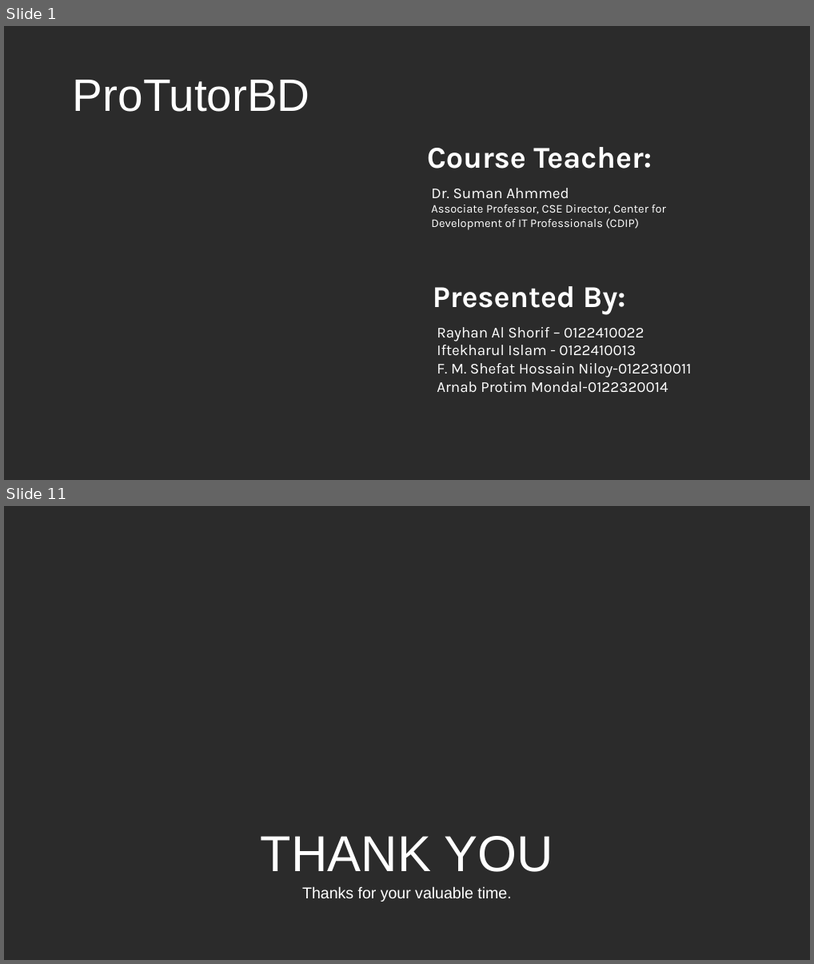
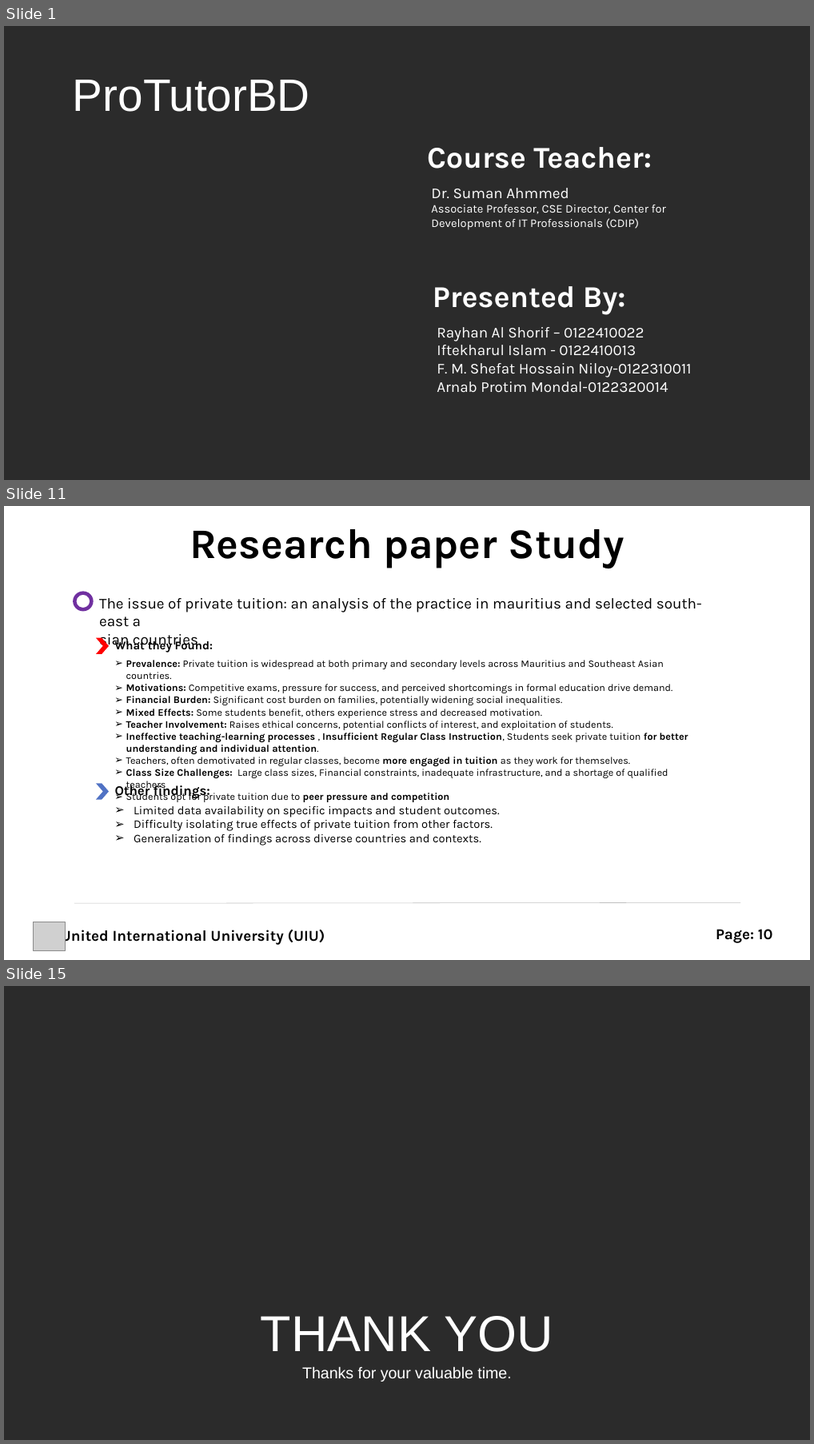
Before and after one commit to rayhanalshorif133/MSCSE-UIU, a slide deck: CSE-6159-SSA/ProTutorBD.pptx. Shown one above the other, each under a label of ours: slides 1 and 11 before the commit, slides 1, 11 and 15 after it; the slides between them are not shown. The pictures are 814x964 and 814x1444 pixels, drawn with LibreOffice and Linux fonts; fonts in the diff are those of the drawing; grey boxes stand for pictures; background and template pictures are left out; a plain dark background stands for a picture behind light text. Boxes give left, top, right and bottom in pixels: in the first picture for what was removed or moved away, otherwise in the second. Text is boxed around its words. In the diff, an @@ line names an element or a change of style, - is before the commit and + after.

```diff
--- a/CSE-6159-SSA/ProTutorBD.pptx
+++ b/CSE-6159-SSA/ProTutorBD.pptx
@@ slide 11 added at (x1=4, y1=506, x2=810, y2=960), background #FFFFFF @@
@@ text added at (x1=190, y1=529, x2=626, y2=568), 50 pt, text #000000, bold @@
+Research paper Study
@@ donut added at (x1=73, y1=592, x2=94, y2=612), fill #7030A0 @@
@@ text added at (x1=99, y1=598, x2=702, y2=649), 18 pt, text #000000 @@
+The issue of private tuition: an analysis of the practice in mauritius and selected south-east a
+sian countries
@@ chevron added at (x1=96, y1=638, x2=109, y2=654), fill #FF0000 @@
@@ text added at (x1=115, y1=638, x2=213, y2=652), 14 pt, text #000000, bold @@
+What they Found:
@@ text added at (x1=126, y1=660, x2=689, y2=802), 12 pt, text #000000 @@
+➢ Prevalence: Private tuition is widespread at both primary and secondary levels across Mauritius and Southeast Asian countries.
+➢ Motivations: Competitive exams, pressure for success, and perceived shortcomings in formal education drive demand.
+➢ Financial Burden: Significant cost burden on families, potentially widening social inequalities.
+➢ Mixed Effects: Some students benefit, others experience stress and decreased motivation.
+➢ Teacher Involvement: Raises ethical concerns, potential conflicts of interest, and exploitation of students.
+➢ Ineffective teaching-learning processes , Insufficient Regular Class Instruction, Students seek private tuition for better understanding and individual attention.
+➢ Teachers, often demotivated in regular classes, become more engaged in tuition as they work for themselves.
+➢ Class Size Challenges: Large class sizes, Financial constraints, inadequate infrastructure, and a shortage of qualified teachers
+➢ Students opt for private tuition due to peer pressure and competition
@@ chevron added at (x1=96, y1=783, x2=109, y2=800), fill #5072C4 @@
@@ text added at (x1=115, y1=783, x2=210, y2=799), 16 pt, text #000000, bold @@
+Other findings:
@@ text added at (x1=134, y1=806, x2=500, y2=845), 14 pt, text #000000 @@
+➢ Limited data availability on specific impacts and student outcomes.
+➢ Difficulty isolating true effects of private tuition from other factors.
+➢ Generalization of findings across diverse countries and contexts.
@@ line added from (74, 903) to (741, 902), #BFBFBF 0.5 pt @@
@@ picture added at (x1=34, y1=922, x2=65, y2=950) @@
@@ text added at (x1=61, y1=927, x2=326, y2=945), 18 pt, text #000000, bold @@
+United International University (UIU)
@@ text added at (x1=716, y1=928, x2=774, y2=943), 18 pt, text #000000, bold @@
+Page: 10
@@ what was slide 11 is now slide 15 @@
```
Also in this commit, not shown: 7 slides changed, 5 other slides added, 2 slides removed.
